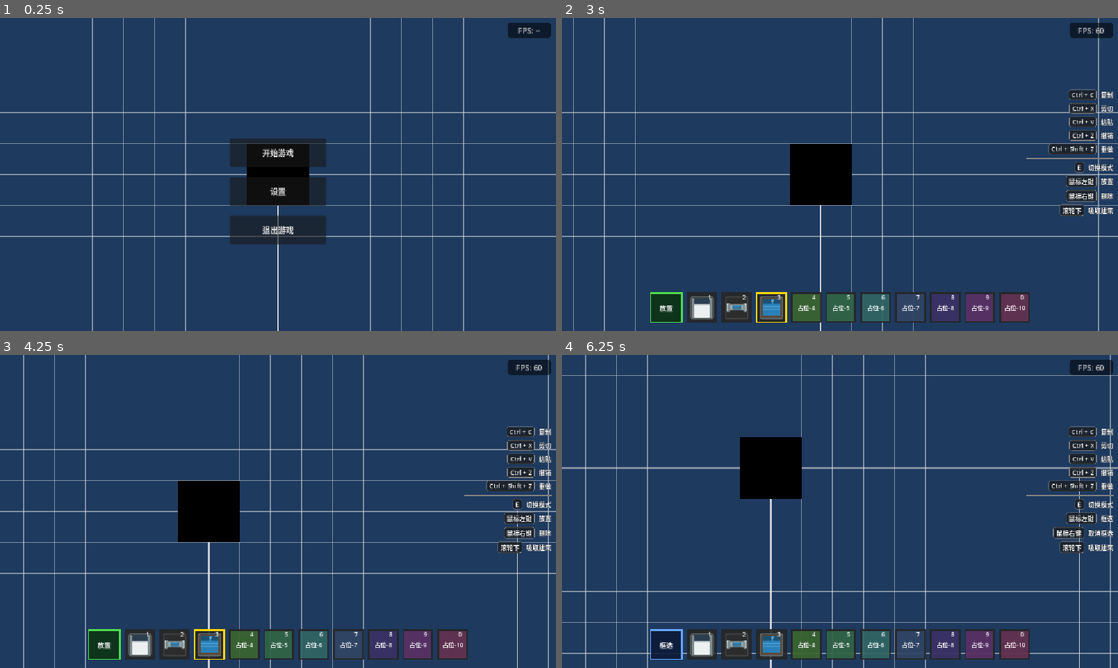
Above: before the commit, frames 1-4 (two rows, left to right).
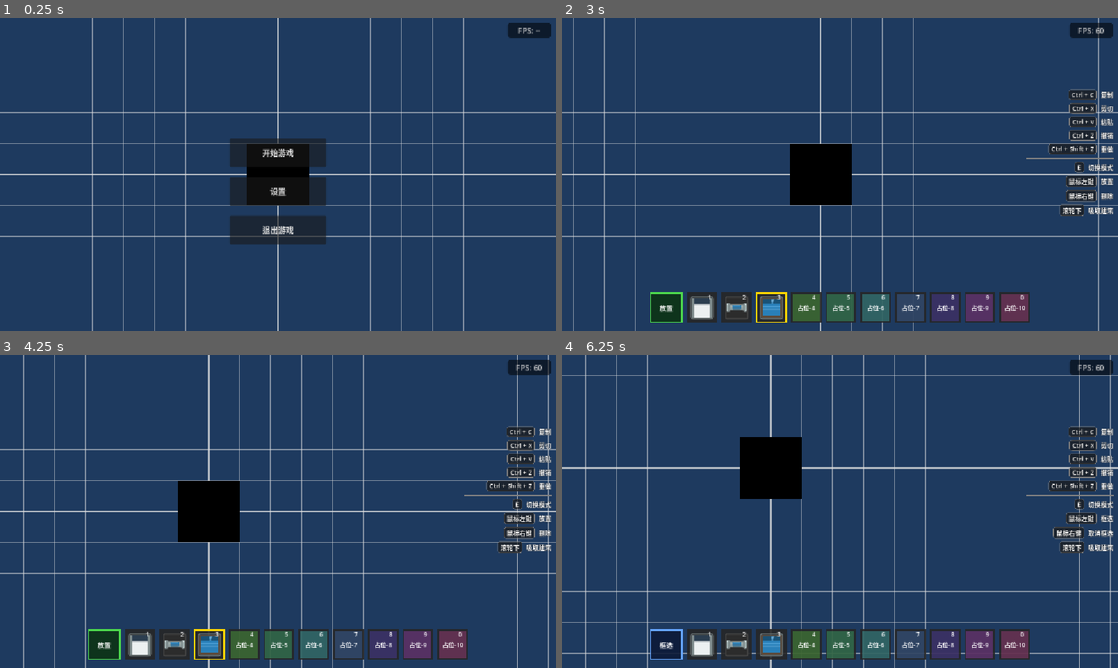
Above: after the commit, the same moments.

Repository: liuyun847/demo
Game: Godot game, scene res://scenes/main.tscn
The game is run twice, just before and just after one commit, with the same random seed, the same clock (stepped at 60 frames per second) and the same inputs.
Inputs (mouse positions are in pixels of both pictures, inside the frame that each line leads up to):
- Up to frame 1 (0.25 s): no input
- Up to frame 2 (3 s): click "开始游戏" at 0.5 s; tap Enter at 1.25, 2.75 s; drag from (701, 309) to (895, 105) at 1.27 s; tap Space at 2 s; drag from (734, 309) to (812, 237) at 2.02 s; move the mouse to (773, 309) at 2.77 s; hold D (move_right) from 2.78 s (still down); hold R (rotate_clipboard) from 2.78 s (still down); click (773, 309) at 2.92 s
- Up to frame 3 (4.25 s): release D (move_right) at 3.5 s; release R (rotate_clipboard) at 3.5 s; drag from (244, 646) to (111, 464) at 3.52 s
- Up to frame 4 (6.25 s): tap Space at 4.25, 5.75 s; drag from (840, 646) to (867, 511) at 4.27 s; tap Enter at 5 s; drag from (873, 646) to (756, 433) at 5.02 s; move the mouse to (912, 646) at 5.77 s; hold S (move_down) from 5.78 s (still down); tap 3 (slot_3) at 5.85 s; click (912, 646) at 5.92 s

The runs differ from the first frame. In frame 1, 0.6% of the frame differs, in the area x 0-100%, y 0-100%; in frame 2, 0.6%; in frame 3, 0.8%; in frame 4, 0.9%.

Commit message:
fix(InfiniteGridMap): 修复网格线绘制异常的问题
修正了原代码中网格边框顶点顺序错误导致的绘制断线问题，重新按正确顺序生成了矩形边框的顶点数据

Diff:
--- a/scripts/InfiniteGridMap.gd
+++ b/scripts/InfiniteGridMap.gd
@@ -109,9 +109,12 @@
 		var bottom: float = top + block_pixel_size
 		thick_points.append(Vector2(left, top))
 		thick_points.append(Vector2(left, bottom))
+		thick_points.append(Vector2(left, top))
+		thick_points.append(Vector2(right, top))
+		thick_points.append(Vector2(right, top))
 		thick_points.append(Vector2(right, bottom))
-		thick_points.append(Vector2(right, top))
-		thick_points.append(Vector2(left, top))
+		thick_points.append(Vector2(left, bottom))
+		thick_points.append(Vector2(right, bottom))
 	draw_multiline(thick_points, GameConfig.line_color, adjusted_thick_width)
 
 	var marker_size: float = GameConfig.cell_size * 2
